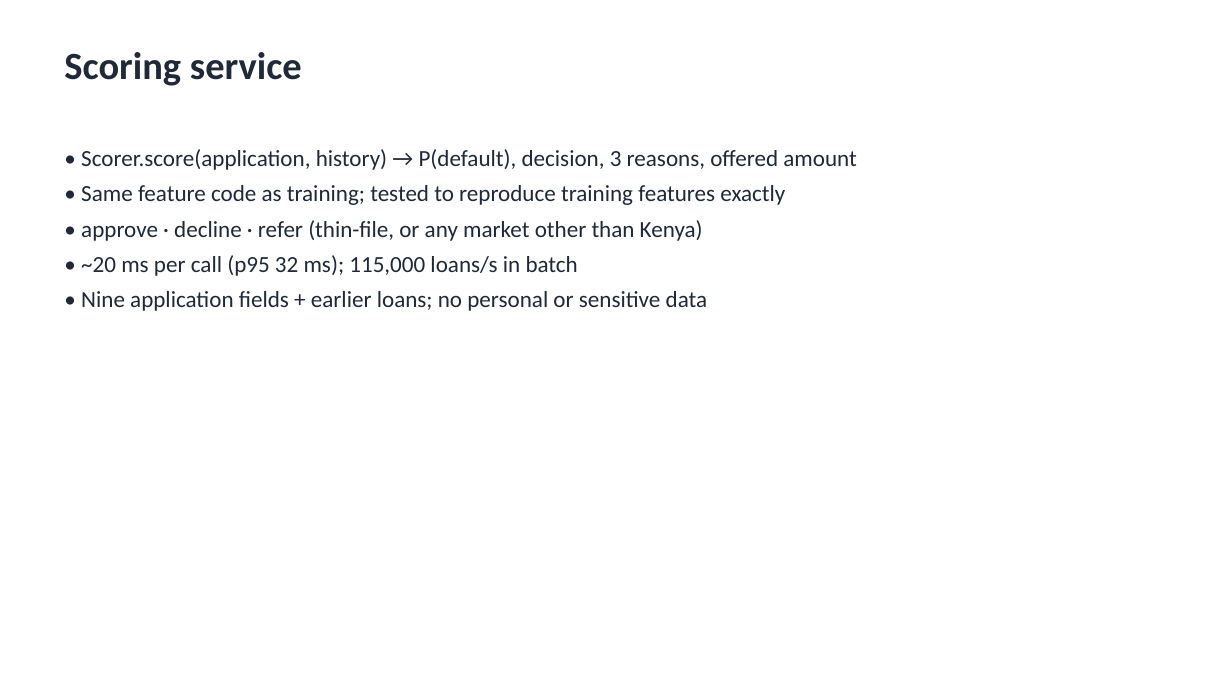
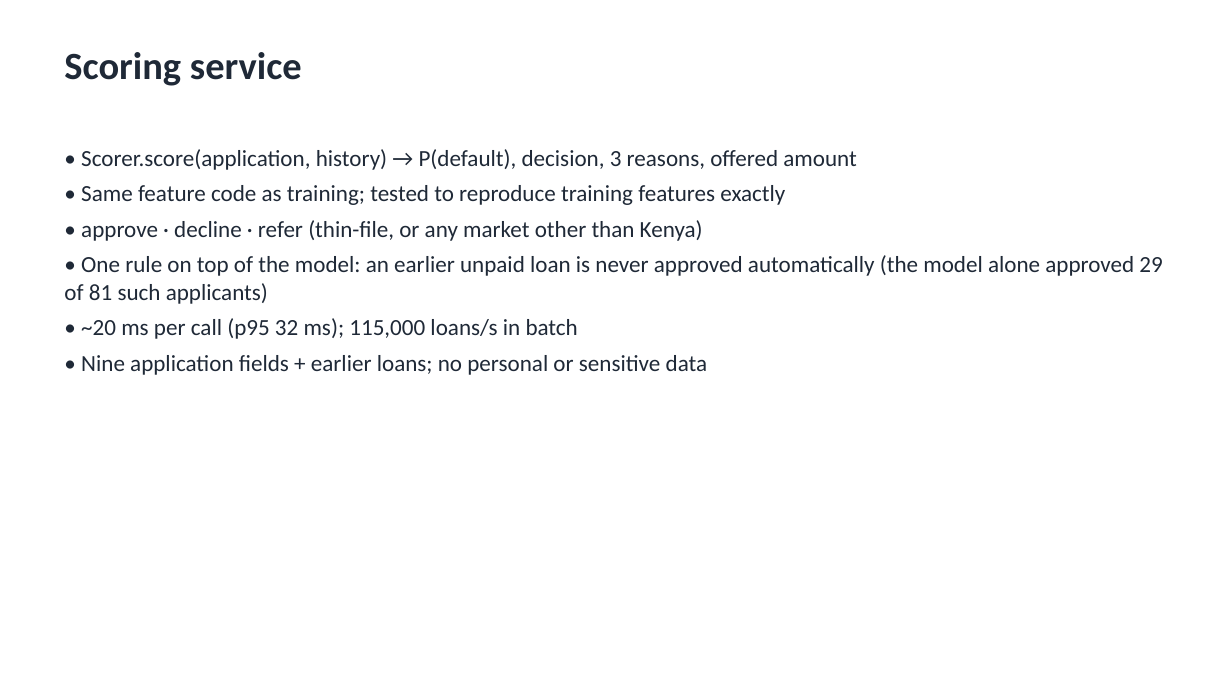
Before and after one commit to ASU-MICS-2028/mle-group-3-prosit-2, a slide deck: slide 12 of slides/NkwaPay_Debrief_Group3.pptx (slide 11 before the commit). Drawn at 1232x693 pixels with LibreOffice and Linux fonts; fonts in the diff are those of the drawing. Boxes give left, top, right and bottom in pixels: in the first picture for what was removed or moved away, otherwise in the second. Text is boxed around its words. In the diff, an @@ line names an element or a change of style, - is before the commit and + after.

Commit message:
Slides: add fee sensitivity, loan-limit test, starter-loan cost, earlier-default rule and Directive gaps

```diff
--- a/slides/NkwaPay_Debrief_Group3.pptx
+++ b/slides/NkwaPay_Debrief_Group3.pptx
@@ text at box(64, 255, 1162, 304): paragraph added @@
+• One rule on top of the model: an earlier unpaid loan is never approved automatically (the model alone approved 29 of 81 such applicants)
```
Also in this commit, not shown: 3 other slides changed, 1 slide added, 2 other files.
